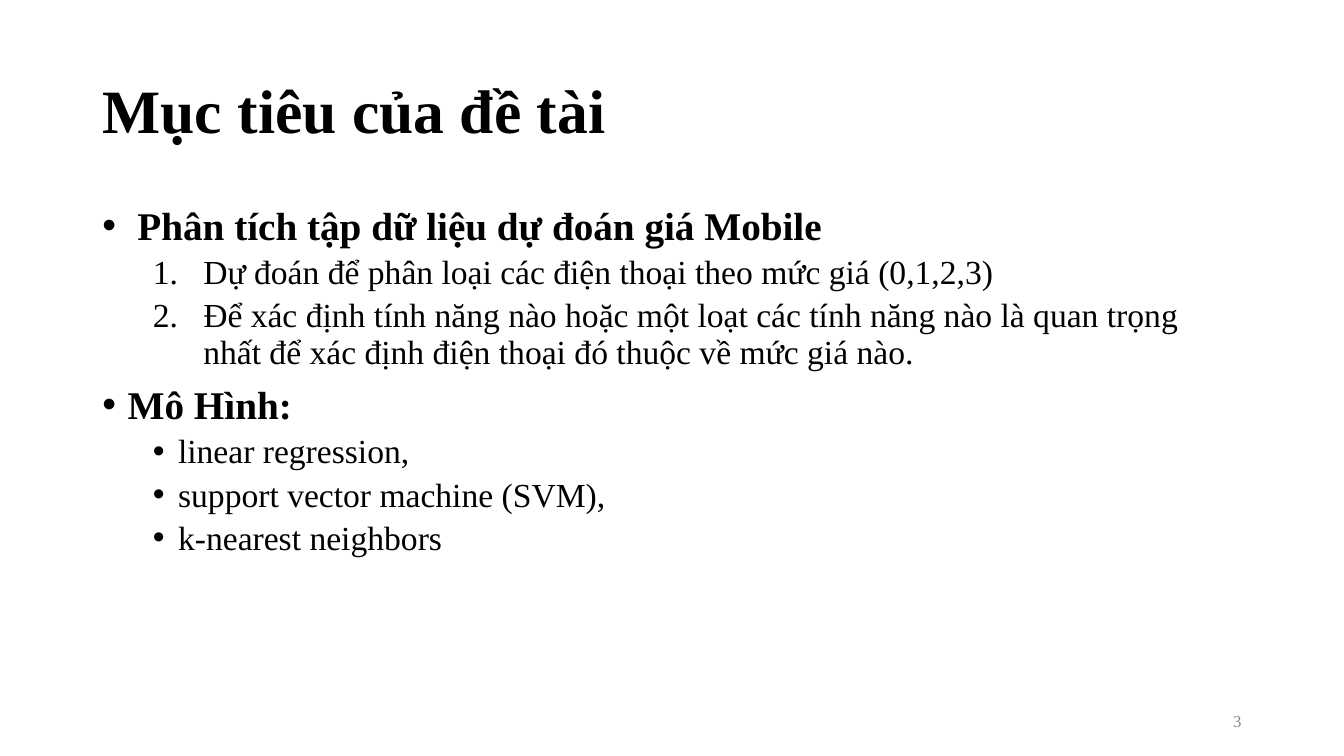
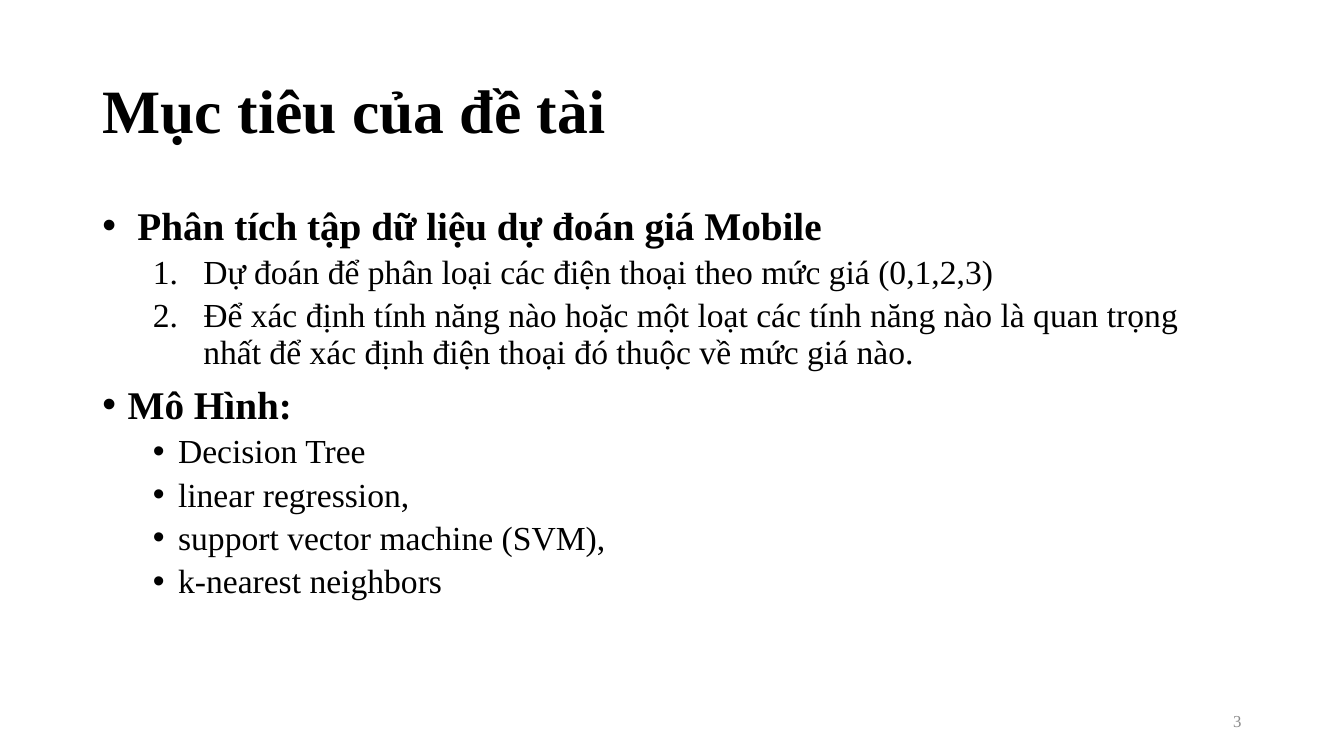
Before and after one commit to quocdunglxag123/Project-DM-Nhom10, a slide deck: slide 3 of Nhom10-report.pptx. Drawn at 1344x756 pixels with LibreOffice and Linux fonts; fonts in the diff are those of the drawing. Boxes give left, top, right and bottom in pixels: in the first picture for what was removed or moved away, otherwise in the second. Text is boxed around its words. In the diff, an @@ line names an element or a change of style, - is before the commit and + after.

```diff
--- a/Nhom10-report.pptx
+++ b/Nhom10-report.pptx
@@ text at bbox=[178, 440, 365, 464]: paragraph added @@
+  • Decision Tree
```
Also in this commit, not shown: 2 other slides changed, 1 other file.
